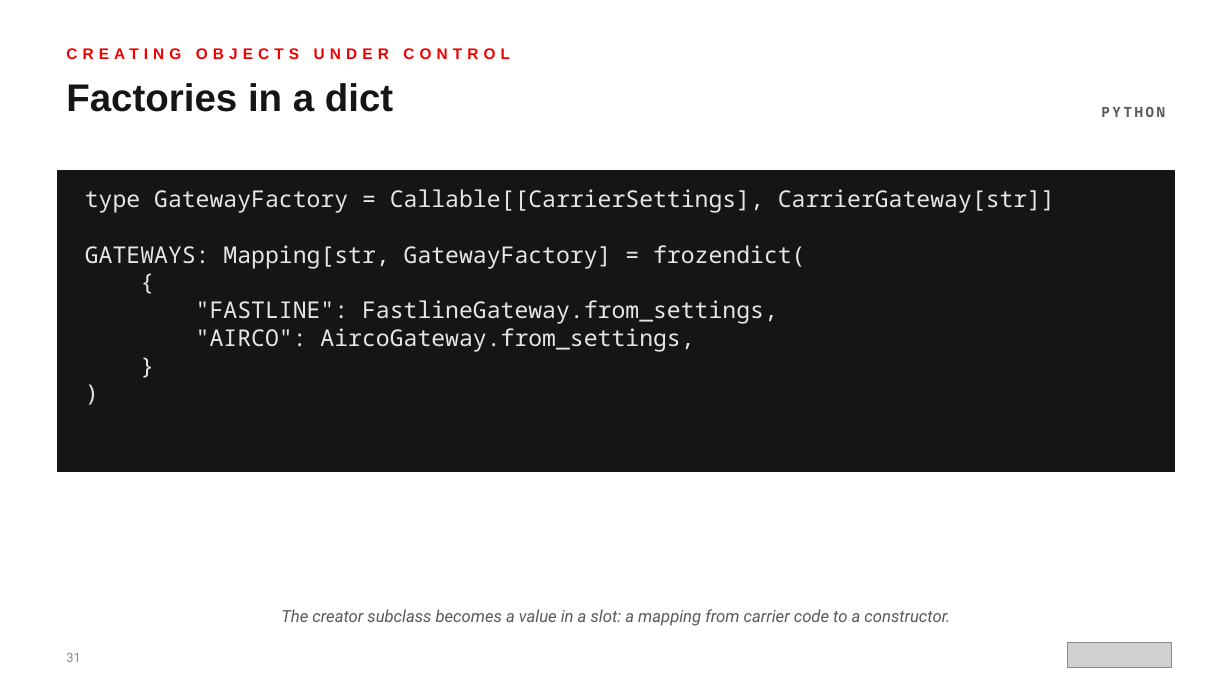
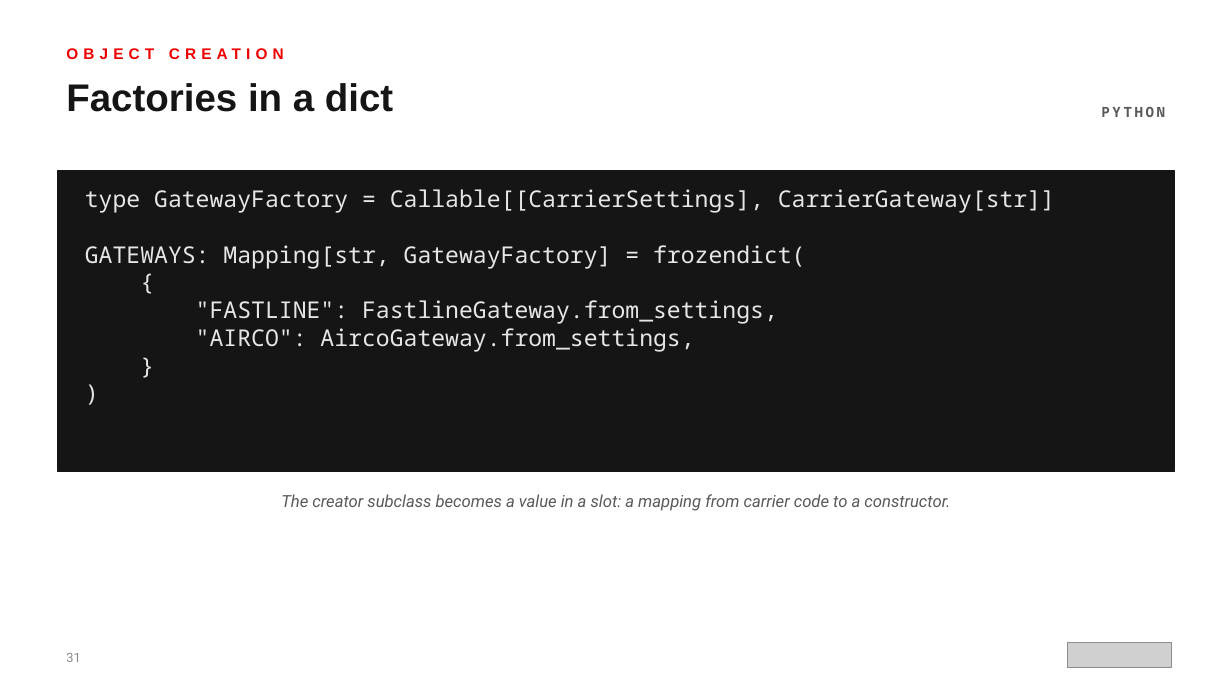
Before and after one commit to patterncatalyst/design-patterns-with-python, a slide deck: slide 31 of presentation/design-patterns-with-python-101-patterns-and-solid.pptx. Drawn at 1232x693 pixels with LibreOffice and Linux fonts; fonts in the diff are those of the drawing; grey boxes stand for pictures. Boxes give left, top, right and bottom in pixels: in the first picture for what was removed or moved away, otherwise in the second. Text is boxed around its words. In the diff, an @@ line names an element or a change of style, - is before the commit and + after.

```diff
--- a/presentation/design-patterns-with-python-101-patterns-and-solid.pptx
+++ b/presentation/design-patterns-with-python-101-patterns-and-solid.pptx
@@ text at (x1=66, y1=48, x2=284, y2=59): text changed @@
-CREATING OBJECTS UNDER CONTROL
+OBJECT CREATION
@@ text "The creator subclass becomes a ..." moved from (x1=281, y1=609, x2=950, y2=626) to (x1=281, y1=494, x2=950, y2=511) @@
```
Also in this commit, not shown: 23 other slides changed, 5 other files.
